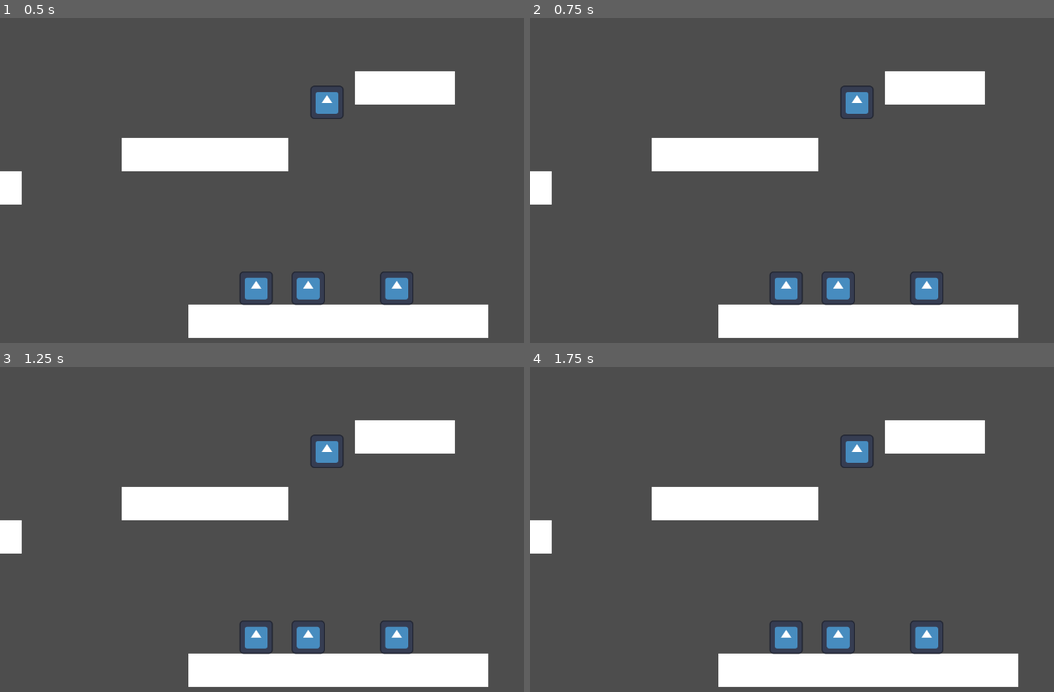
Above: before the commit, frames 1-4 (two rows, left to right).
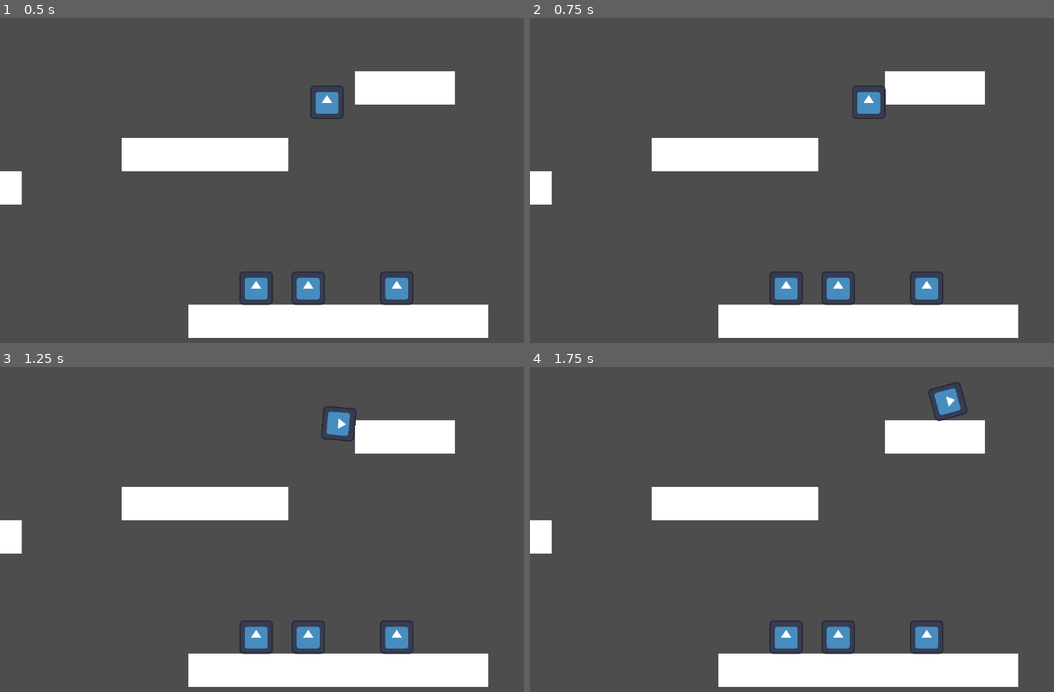
Above: after the commit, the same moments.

Repository: xtr3m3nerd/mini-jam-153-magnet-fishing
Game: Godot game, scene res://scenes/testing/test_magnet.tscn
Two runs of this game, one before a commit and one after it. Both use one fixed random seed, a clock stepped at 60 frames per second and the inputs below. The project has no main scene, so this scene is started directly. The engine's default icon, where the game draws it, is replaced by a stand-in: a white triangle on a blue panel in a dark square.
Inputs:
- Up to frame 1 (0.5 s): no input
- Up to frame 2 (0.75 s): tap Enter at 0.5 s; hold D (move_right) from 0.53 s (still down); hold Space (magnet) from 0.53 s (still down)
- Up to frame 3 (1.25 s): keep holding D (move_right); keep holding Space (magnet); tap W (move_up) at 0.77, 0.8, 1.07 s
- Up to frame 4 (1.75 s): keep holding D (move_right); release Space (magnet) at 1.28 s; tap W (move_up) at 1.35, 1.52 s; tap Space (magnet) at 1.55 s

Frame 1 is identical in both runs. In frame 2, 0.4% of the frame differs, in the area x 59-68%, y 20-32%; in frame 3, 0.7%; in frame 4, 0.8%, in the area x 59-84%, y 4-32%.

Commit message:
spring based test (it works)

Diff:
--- a/scenes/prefabs/magnet.gd
+++ b/scenes/prefabs/magnet.gd
@@ -2,13 +2,13 @@
 
 @export var FORCE = 400
 @export var magnetic_strength = 100000
+@export var spring_tolerance = 4.0
 @onready var magnetic_zone: Area2D = $MagneticZone
 @onready var sticky_zone: Area2D = $StickyZone
 var is_magnet_active = false
 
 var sticky_objects = []
-var sticky_colliders = []
-var original_sticky_colliders = []
+var springs = []
 
 func _input(event):
 	if event.is_action_pressed("magnet"):
@@ -32,79 +32,38 @@
 				var force = pull_dir * magnetic_strength * delta
 				object.apply_force(force)
 
+		var springs_to_remove = []
+		for i in springs.size():
+			var spring = springs[i]
+			var body = get_node(spring.node_b)
+			var dist = global_position.distance_to(body.global_position)
+			if dist > spring.rest_length * spring_tolerance:
+				springs_to_remove.append(spring)
+				spring.queue_free()
+				if body in sticky_objects:
+					sticky_objects.erase(body)
+
+		for spring in springs_to_remove:
+			springs.erase(spring)
+
 func _on_body_entered(body):
 	if is_magnet_active and body.is_in_group("object") and not body in get_children():
-		var sticky = body.get_node("StickyZone")
 
-		var sticky_addition = sticky.duplicate()
-		sticky.get_node("CollisionShape2D").disabled = true
+		var spring: DampedSpringJoint2D = DampedSpringJoint2D.new()
+		spring.rest_length = global_position.distance_to(body.global_position) / 2.0
+		spring.length = spring.rest_length
+		spring.stiffness = 64
+		add_child(spring)
+		spring.node_a = get_path()
+		spring.node_b = body.get_path()
 
-		sticky_zone.add_child(sticky_addition)
-		sticky_addition.global_position = body.position
-
-		var body_pos = body.position
-		body.get_parent().remove_child(body)
-		self.add_child(body)
-		body.global_position = body_pos
-		body.get_node("CollisionShape2D").disabled = false
-		body.sleeping = true
-		body.gravity_scale = 0
-		body.is_stickied = true
-
-		original_sticky_colliders.append(sticky)
-		sticky_colliders.append(sticky_addition)
 		sticky_objects.append(body)
-
-	pass # Replace with function body.
-
-
-func _on_body_exited(body):
-
-	#if body.is_in_group("object"):
-		#var sticky = body.get_node("StickyZone")
-		#sticky.get_node("CollisionShape2D").disabled = false
-		#original_sticky_colliders.erase(sticky)
-		#
-		#var sticky_collider = body.get_node("CollisionShape2D")
-		#sticky_zone.remove_child(sticky_collider)
-		#sticky_colliders.erase(sticky_collider)
-		##sticky_collider.queue_free()
-#
-		#
-		#body.get_node("CollisionShape2D").disabled = false
-		#body.sleeping = false
-		#body.gravity_scale = 1
-		#body.freeze = false
-		#body.is_stickied = false
-#
-		#var body_pos = body.global_position
-		#remove_child(body)
-		#get_parent().get_parent().add_child(body)
-		#body.global_position = body_pos
-
-
-	pass # Replace with function body.
+		springs.append(spring)
 
 
 func unstick_objects():
-	for sticky_collider in sticky_colliders:
-		sticky_collider.queue_free()
-
-	for sticky in original_sticky_colliders:
-		sticky.get_node("CollisionShape2D").disabled = false
-
-	for object in sticky_objects:
-		object.get_node("CollisionShape2D").disabled = false
-		object.sleeping = false
-		object.gravity_scale = 1
-		object.freeze = false
-		object.is_stickied = false
-
-		var object_pos = object.global_position
-		remove_child(object)
-		get_parent().get_parent().add_child(object)
-		object.global_position = object_pos
+	for spring in springs:
+		spring.queue_free()
 
 	sticky_objects = []
-	sticky_colliders = []
-	original_sticky_colliders = []
+	springs = []
--- a/scenes/testing/move_tester.gd
+++ b/scenes/testing/move_tester.gd
@@ -10,7 +10,7 @@
 # Called every frame. 'delta' is the elapsed time since the previous frame.
 func _physics_process(delta):
 
-	var input_dir = Input.get_vector("ui_left", "ui_right", "ui_up", "ui_down")
+	var input_dir = Input.get_vector("move_left", "move_right", "move_up", "move_down")
 	var direction = input_dir.normalized()
 
 	if direction:
Not shown: 1 places in scenes/prefabs/simple_rope/rope.tscn that only renumber resources
